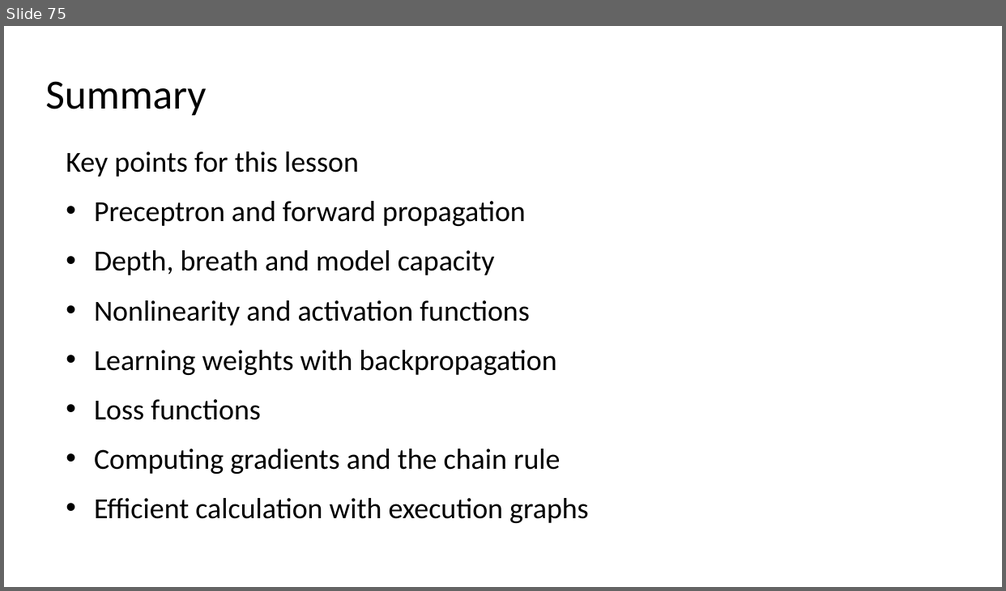
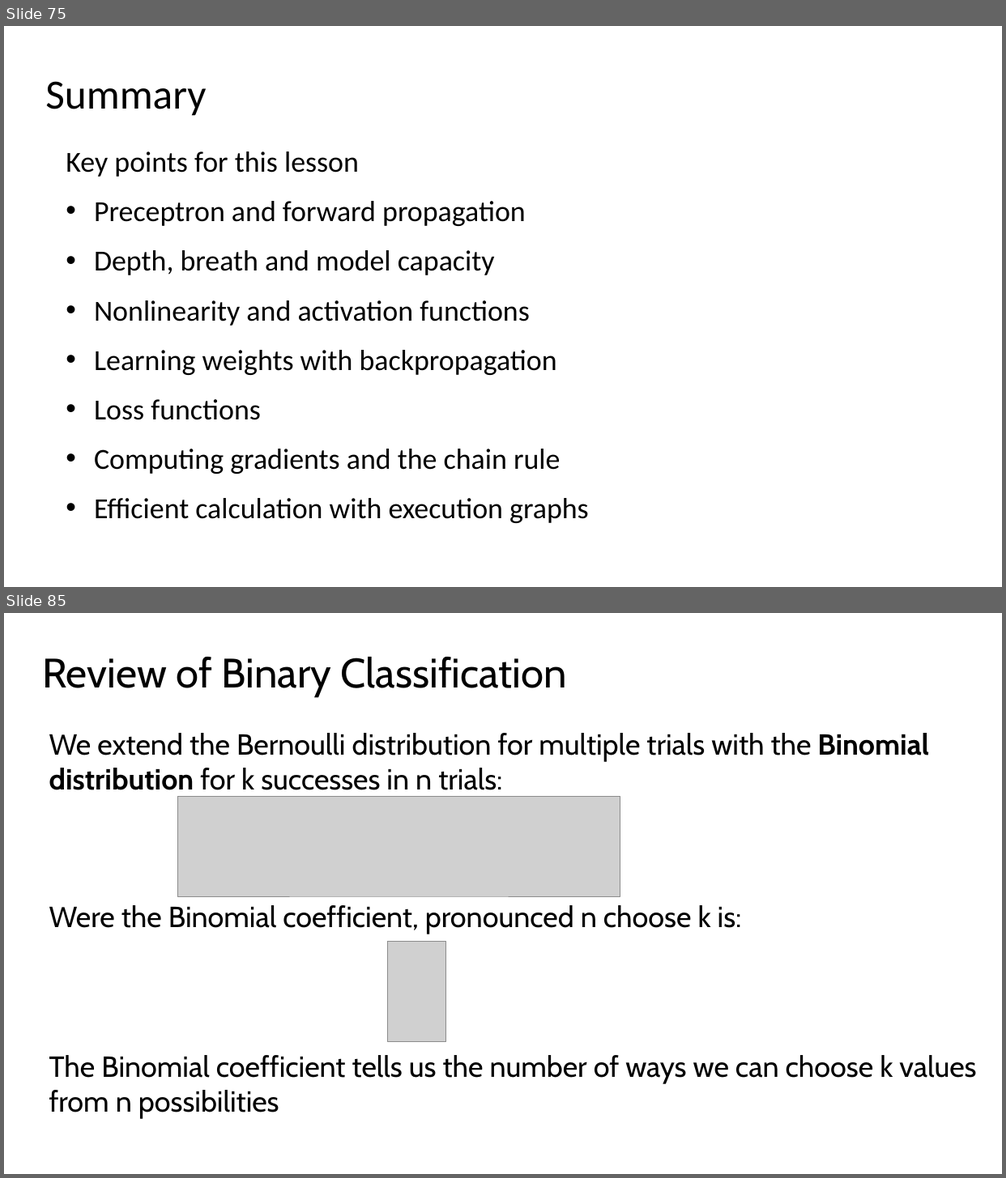
Before and after one commit to StephenElston/MachineLearning530, a slide deck: Lesson1/1_BuildingBlocksOfDeepLearning.pptx. Shown one above the other, each under a label of ours: slide 75 before the commit, slides 75 and 85 after it; the slides between them are not shown. The pictures are 1006x591 and 1006x1178 pixels, drawn with LibreOffice and Linux fonts; fonts in the diff are those of the drawing; grey boxes stand for pictures. Boxes give left, top, right and bottom in pixels: in the first picture for what was removed or moved away, otherwise in the second. Text is boxed around its words. In the diff, an @@ line names an element or a change of style, - is before the commit and + after.

Commit message:
Added multi-class classification slides to deck

```diff
--- a/Lesson1/1_BuildingBlocksOfDeepLearning.pptx
+++ b/Lesson1/1_BuildingBlocksOfDeepLearning.pptx
@@ slide 85 added at (4,613,1002,1174), background #FFFFFF @@
@@ title added at (42,657,567,696), 39.6 pt, text #000000 @@
+Review of Binary Classification
@@ text added at (49,733,929,797), 28 pt, text #000000 @@
+We extend the Bernoulli distribution for multiple trials with the Binomial distribution for k successes in n trials:
@@ picture added at (177,796,620,897) @@
@@ text added at (49,905,742,934), 28 pt, text #000000 @@
+Were the Binomial coefficient, pronounced n choose k is:
@@ picture added at (388,942,446,1042) @@
@@ text added at (49,1055,976,1119), 28 pt, text #000000 @@
+The Binomial coefficient tells us the number of ways we can choose k values from n possibilities
```
Also in this commit, not shown: 25 other slides added.
